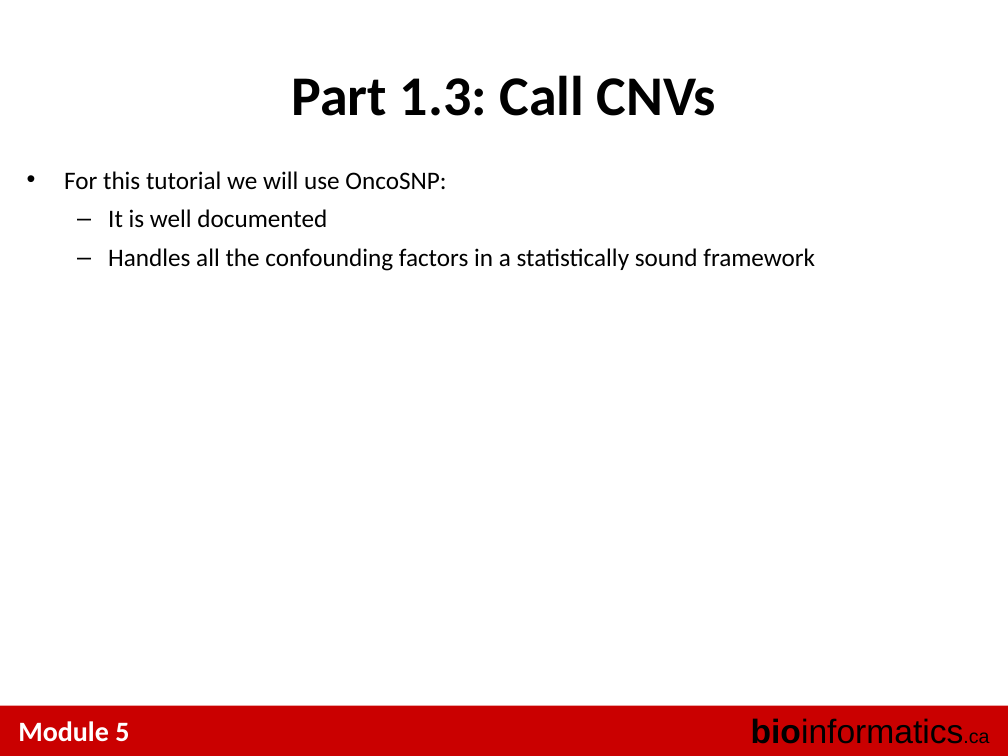
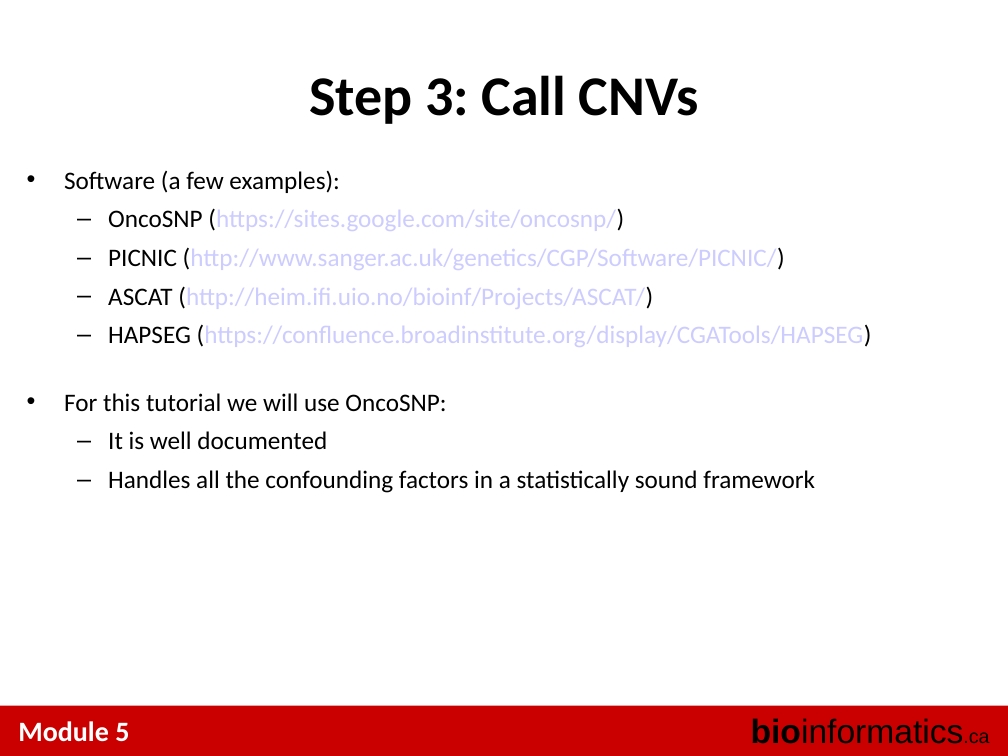
Before and after one commit to tinyheero/BICG-2016, a slide deck: slide 13 of copy_number/content/BiCG_2014_Module5_Lab_shah.ppt (slide 14 before the commit). Drawn at 1008x756 pixels with LibreOffice and Linux fonts; fonts in the diff are those of the drawing. Boxes give left, top, right and bottom in pixels: in the first picture for what was removed or moved away, otherwise in the second. Text is boxed around its words. In the diff, an @@ line names an element or a change of style, - is before the commit and + after.

```diff
--- a/copy_number/content/BiCG_2014_Module5_Lab_shah.ppt
+++ b/copy_number/content/BiCG_2014_Module5_Lab_shah.ppt
@@ text at box(309, 75, 698, 124): text changed @@
-Part 1.3: Call CNVs
+Step 3: Call CNVs
@@ text at box(64, 171, 872, 347): paragraphs added @@
+• Software (a few examples):
+  – OncoSNP (https://sites.google.com/site/oncosnp/)
+  – PICNIC (http://www.sanger.ac.uk/genetics/CGP/Software/PICNIC/)
+  – ASCAT (http://heim.ifi.uio.no/bioinf/Projects/ASCAT/)
+  – HAPSEG (https://confluence.broadinstitute.org/display/CGATools/HAPSEG)
```
Also in this commit, not shown: 13 other slides changed, 5 slides added, 18 slides removed.
